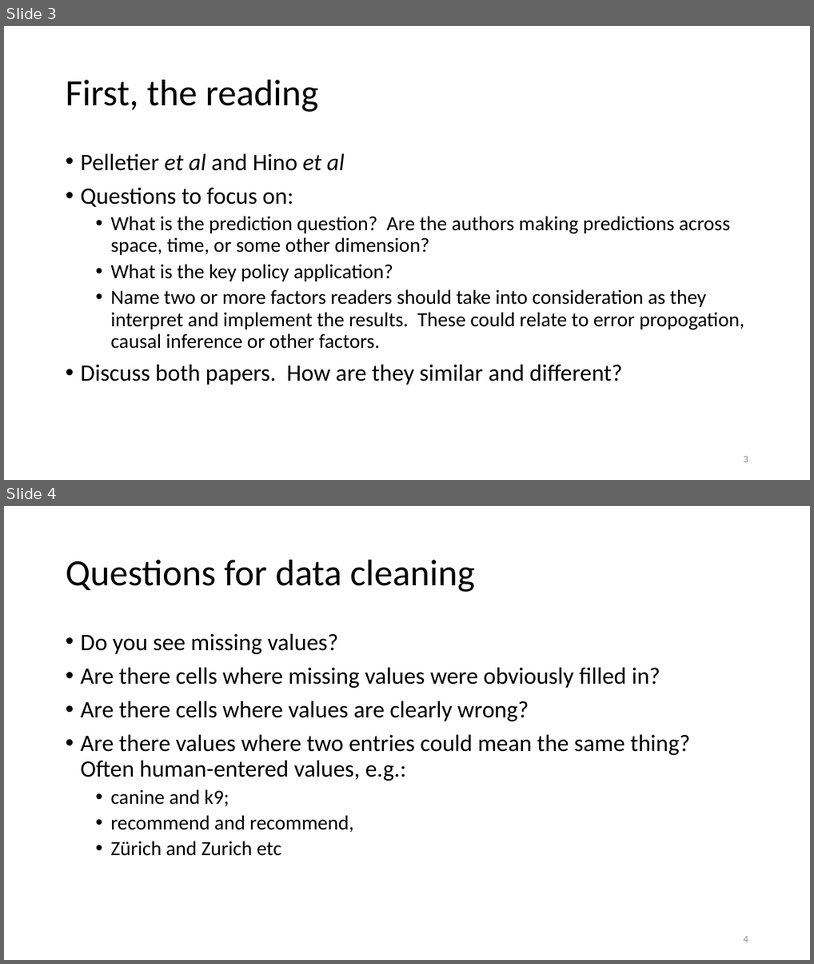
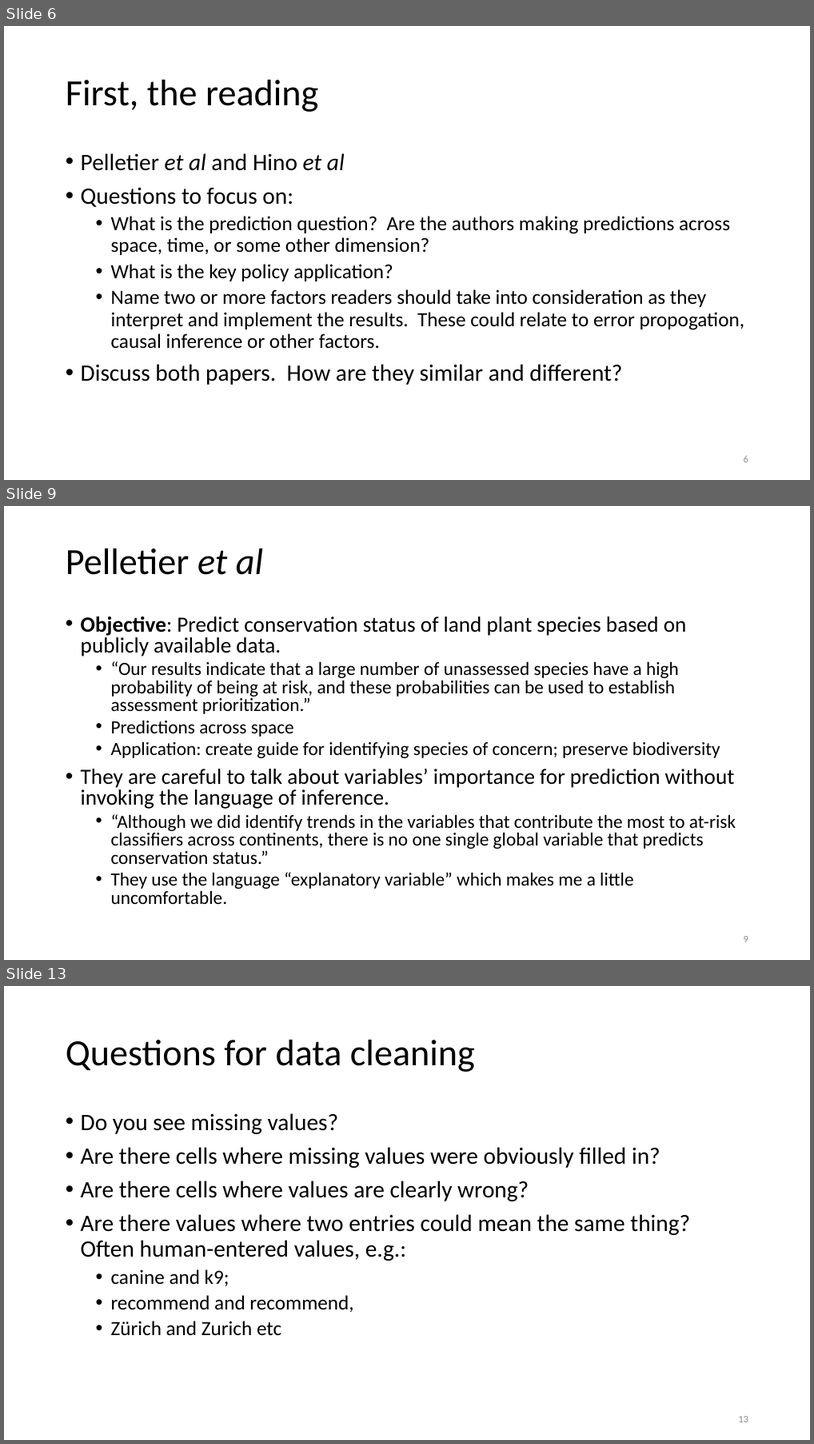
Before and after one commit to nickolasclarke/ER131, a slide deck: lecture/Lecture 06 Sept 17/6 Data Cleaning, EDA.pptx. Shown one above the other, each under a label of ours: slides 3 and 4 before the commit, slides 6, 9 and 13 after it; the slides between them are not shown. The pictures are 814x964 and 814x1444 pixels, drawn with LibreOffice and Linux fonts; fonts in the diff are those of the drawing. Boxes give left, top, right and bottom in pixels: in the first picture for what was removed or moved away, otherwise in the second. Text is boxed around its words. In the diff, an @@ line names an element or a change of style, - is before the commit and + after.

```diff
--- a/lecture/Lecture 06 Sept 17/6 Data Cleaning, EDA.pptx
+++ b/lecture/Lecture 06 Sept 17/6 Data Cleaning, EDA.pptx
@@ slide 9 added at (x1=4, y1=506, x2=810, y2=960), background #FFFFFF @@
@@ title added at (x1=66, y1=548, x2=263, y2=575), 44 pt, text #000000 @@
+Pelletier et al
@@ text added at (x1=81, y1=616, x2=736, y2=904), 22.2 pt, text #000000 @@
+• Objective: Predict conservation status of land plant species based on publicly available data.
+  • “Our results indicate that a large number of unassessed species have a high probability of being at risk, and these probabilities can be used to establish assessment prioritization.”
+  • Predictions across space
+  • Application: create guide for identifying species of concern; preserve biodiversity
+• They are careful to talk about variables’ importance for prediction without invoking the language of inference.
+  • “Although we did identify trends in the variables that contribute the most to at-risk classifiers across continents, there is no one single global variable that predicts conservation status.”
+  • They use the language “explanatory variable” which makes me a little uncomfortable.
@@ page number added at (x1=744, y1=936, x2=749, y2=942), 12 pt, text #8C8C8C @@
+9
@@ what was slide 3 is now slide 6 @@
@@ page number at (x1=744, y1=455, x2=749, y2=462): text changed @@
-3
+6
@@ what was slide 4 is now slide 13 @@
@@ page number at (x1=738, y1=1416, x2=749, y2=1422): text changed @@
-4
+13
```
Also in this commit, not shown: 1 slide changed, 9 other slides added, 3 other files.
